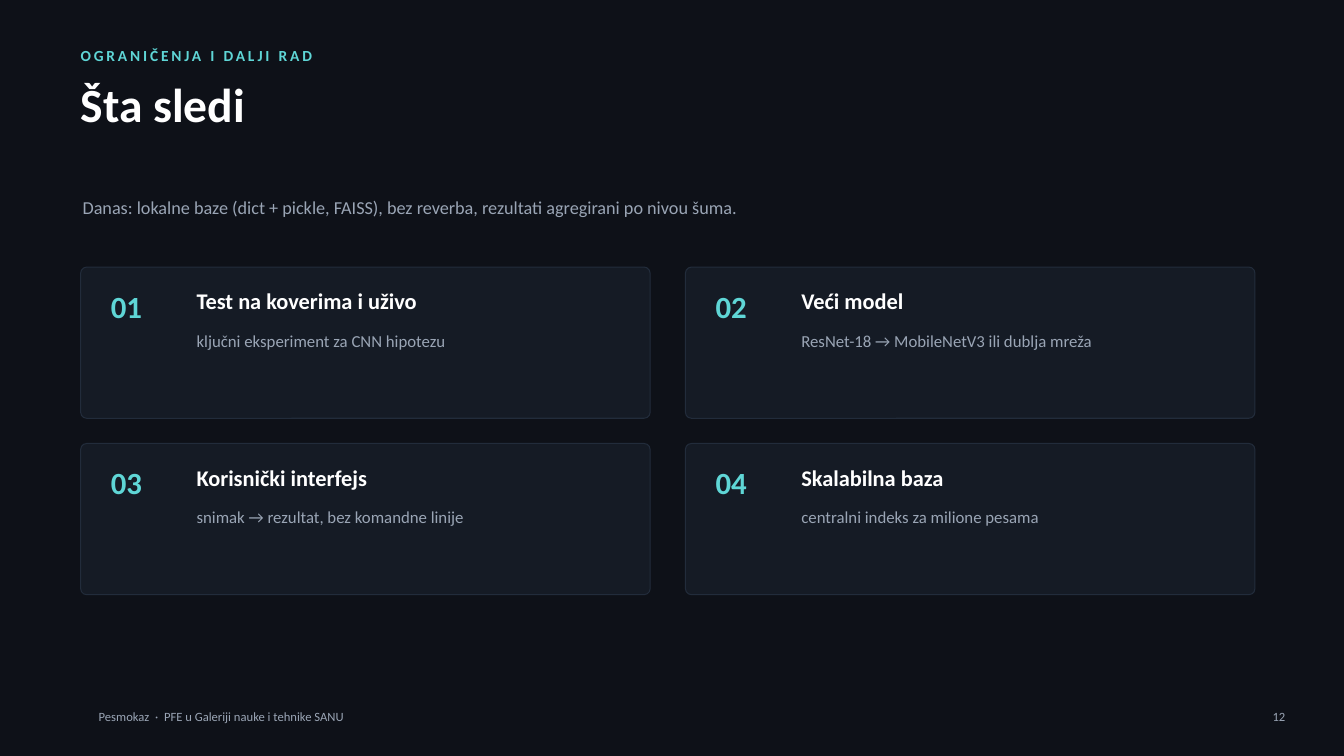
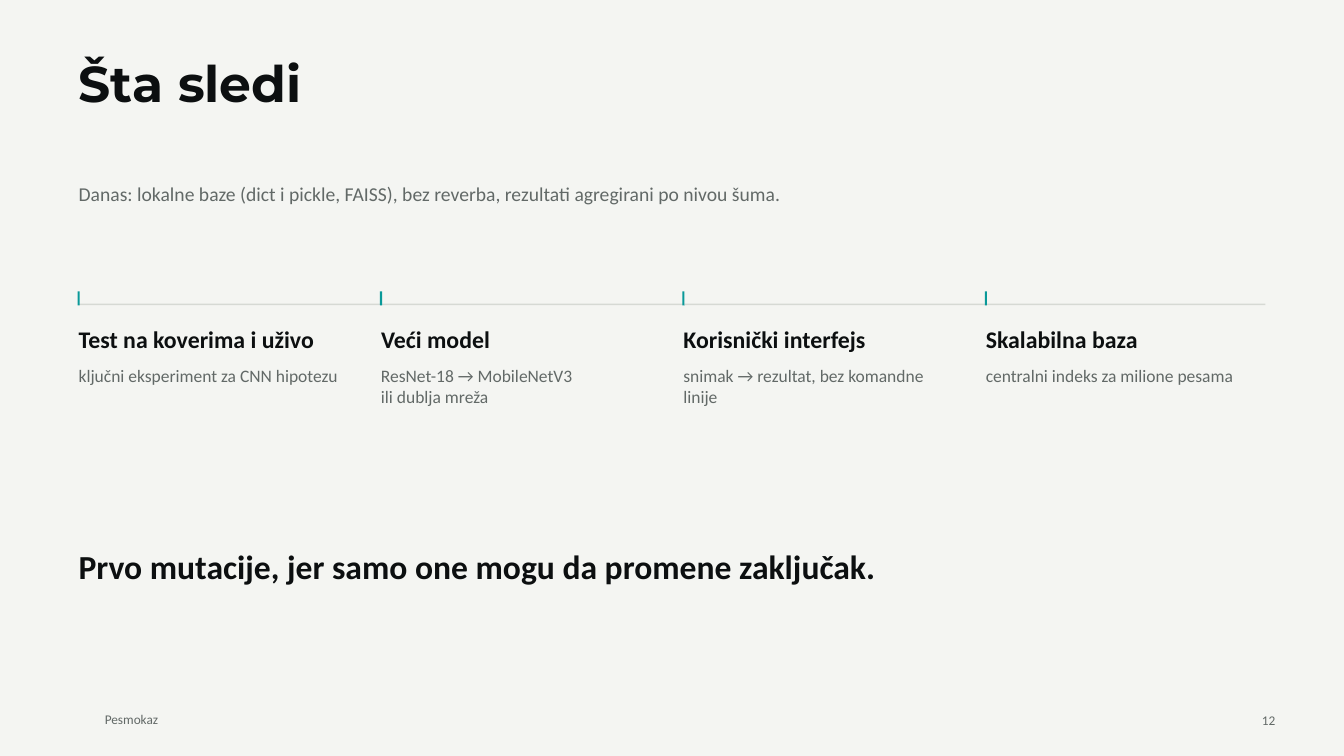
Before and after one commit to MaliBalavi/presentations, a slide deck: slide 12 of decks/pesmokaz/deck.pptx. Drawn at 1344x756 pixels with LibreOffice and Linux fonts; fonts in the diff are those of the drawing; background and template pictures are left out. Boxes give left, top, right and bottom in pixels: in the first picture for what was removed or moved away, otherwise in the second. Text is boxed around its words. In the diff, an @@ line names an element or a change of style, - is before the commit and + after.

```diff
--- a/decks/pesmokaz/deck.pptx
+++ b/decks/pesmokaz/deck.pptx
@@ background #0E1118 to #F4F5F2 @@
@@ text "Šta sledi": place and size @@
-text "Šta sledi" at bbox=[81, 83, 245, 123]
+text "Šta sledi" at bbox=[79, 56, 302, 103]
@@ text "Šta sledi" at bbox=[79, 56, 302, 103]: size 34 to 36 pt, font Calibri to Montserrat, text colour #FFFFFF to #0C0F10; line spacing 1 to 0.95 @@
@@ text removed at bbox=[81, 48, 312, 61] @@
-OGRANIČENJA I DALJI RAD
@@ text at bbox=[79, 187, 780, 205]: text changed; size 13 to 14 pt; text colour #9AA5B5 to #626967 @@
-Danas: lokalne baze (dict + pickle, FAISS), bez reverba, rezultati agregirani po nivou šuma.
+Danas: lokalne baze (dict i pickle, FAISS), bez reverba, rezultati agregirani po nivou šuma.
@@ rounded rectangle removed at bbox=[81, 267, 650, 418] @@
@@ rounded rectangle removed at bbox=[686, 267, 1255, 418] @@
@@ line added from (79, 291) to (79, 306), #099999 1.5 pt @@
@@ text removed at bbox=[111, 298, 142, 318] @@
-01
@@ line added from (381, 291) to (381, 306), #099999 1.5 pt @@
@@ line added from (684, 291) to (684, 306), #099999 1.5 pt @@
@@ text removed at bbox=[716, 298, 747, 318] @@
-02
@@ line added from (986, 291) to (986, 306), #099999 1.5 pt @@
@@ text "Test na koverima i uživo": place and size @@
-text "Test na koverima i uživo" at bbox=[197, 293, 417, 309]
+text "Test na koverima i uživo" at bbox=[79, 331, 314, 348]
@@ line added from (79, 304) to (1265, 304), #D6D9D4 1 pt @@
@@ text "Veći model": place and size @@
-text "Veći model" at bbox=[801, 293, 903, 309]
+text "Veći model" at bbox=[381, 331, 490, 348]
@@ text "Korisnički interfejs": place and size @@
-text "Korisnički interfejs" at bbox=[197, 470, 367, 490]
+text "Korisnički interfejs" at bbox=[683, 331, 866, 352]
@@ size 16 to 17 pt, text colour #FFFFFF to #0C0F10 in 4 elements at bbox=[79, 331, 314, 348], bbox=[381, 331, 490, 348], bbox=[683, 331, 866, 352], bbox=[986, 331, 1138, 348] @@
@@ text "Skalabilna baza": place and size @@
-text "Skalabilna baza" at bbox=[801, 470, 944, 486]
+text "Skalabilna baza" at bbox=[986, 331, 1138, 348]
@@ text "ključni eksperiment za CNN hipotezu": place and size @@
-text "ključni eksperiment za CNN hipotezu" at bbox=[197, 335, 445, 350]
+text "ključni eksperiment za CNN hipotezu" at bbox=[79, 370, 338, 385]
@@ text at bbox=[381, 370, 573, 406]: text changed; size 12 to 12.5 pt; text colour #9AA5B5 to #626967 @@
-ResNet-18 → MobileNetV3 ili dublja mreža
+ResNet-18 → MobileNetV3
+ili dublja mreža
@@ text "snimak → rezultat, bez komandne ...": place and size @@
-text "snimak → rezultat, bez komandne ..." at bbox=[197, 511, 464, 526]
+text "snimak → rezultat, bez komandne ..." at bbox=[683, 370, 923, 406]
@@ size 12 to 12.5 pt, text colour #9AA5B5 to #626967 in 3 elements at bbox=[79, 370, 338, 385], bbox=[683, 370, 923, 406], bbox=[986, 370, 1233, 385] @@
@@ text "centralni indeks za milione pesama": place and size @@
-text "centralni indeks za milione pesama" at bbox=[801, 511, 1038, 526]
+text "centralni indeks za milione pesama" at bbox=[986, 370, 1233, 385]
@@ rounded rectangle removed at bbox=[81, 444, 650, 595] @@
@@ rounded rectangle removed at bbox=[686, 444, 1255, 595] @@
@@ text removed at bbox=[111, 474, 142, 494] @@
-03
@@ text removed at bbox=[716, 474, 747, 494] @@
-04
@@ text added at bbox=[79, 555, 875, 585], 24 pt, text #0C0F10, bold @@
+Prvo mutacije, jer samo one mogu da promene zaključak.
@@ text removed at bbox=[99, 712, 343, 723] @@
-Pesmokaz · PFE u Galeriji nauke i tehnike SANU
@@ text added at bbox=[105, 715, 158, 724], 9.5 pt, text #626967 @@
+Pesmokaz
@@ page number at bbox=[1262, 716, 1275, 725]: size 9 to 9.5 pt, text colour #9AA5B5 to #626967 @@
```
Also in this commit, not shown: 15 other slides changed, 2 slides removed, 8 other files.
